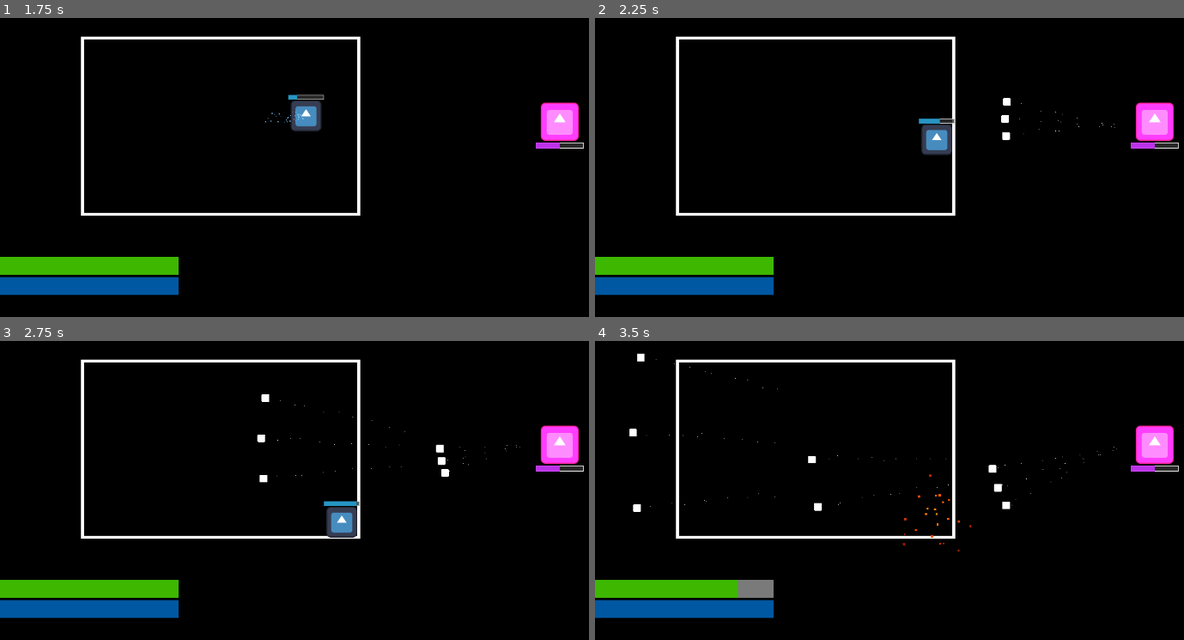
Above: before the commit, frames 1-4 (two rows, left to right).
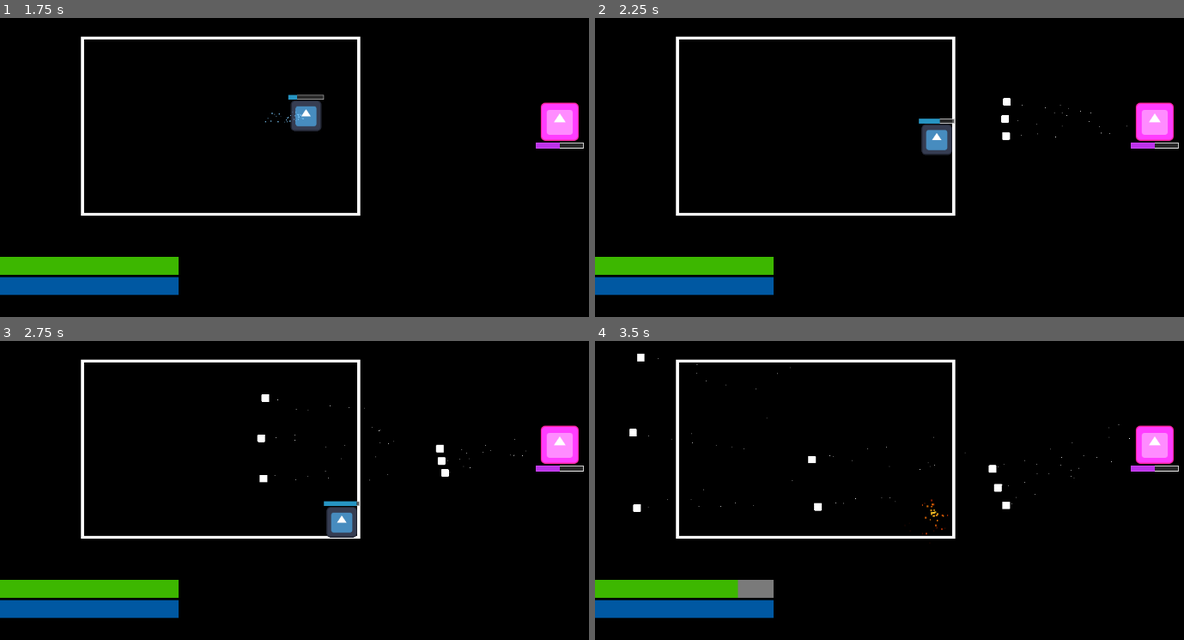
Above: after the commit, the same moments.

Repository: kriegueur/shovel_jam
Game: Godot game, scene res://scenes/battle_scene.tscn
Two runs of this game, one before a commit and one after it. Both use one fixed random seed, a clock stepped at 60 frames per second and the inputs below. The engine's default icon, where the game draws it, is replaced by a stand-in: a white triangle on a blue panel in a dark square.
Inputs:
- Up to frame 1 (1.75 s): click "Attack" at 0.5 s; tap Enter (ui_accept) at 1.25, 1.52 s; hold D (right) from 1.28 s (still down); tap Shift (dash) at 1.35 s
- Up to frame 2 (2.25 s): release D (right) at 2.03 s; hold S (down) from 2.03 s (still down); tap Shift (dash) at 2.1 s
- Up to frame 3 (2.75 s): keep holding S (down); tap Enter (ui_accept) at 2.27 s
- Up to frame 4 (3.5 s): release S (down) at 2.78 s; hold D (right) from 2.78 s (still down); tap Shift (dash) at 2.85 s

Frame 1 is identical in both runs. In frame 2, less than 0.1% of the frame differs, in the area x 71-91%, y 28-40%; in frame 3, less than 0.1%; in frame 4, 0.2%, in the area x 9-91%, y 5-71%.

Commit message:
fix(recovery_projectile_handler): Adding scene for explosion

Diff:
--- /dev/null
+++ b/scenes/explosion_particle.tscn
@@ -0,0 +1,30 @@
+[gd_scene load_steps=2 format=3 uid="uid://64yd14ej8blk"]
+
+[sub_resource type="Gradient" id="Gradient_iskwt"]
+offsets = PackedFloat32Array(0, 0.333333, 0.666667, 1)
+colors = PackedColorArray(1, 1, 0.8, 1, 1, 0.6, 0.1, 1, 0.8, 0.2, 0.1, 0.8, 0.3, 0.1, 0.1, 0)
+metadata/_snap_enabled = true
+metadata/_snap_count = 3
+
+[node name="ExplosionParticle" type="Node2D"]
+
+[node name="ExplosionElement" type="CPUParticles2D" parent="."]
+emitting = false
+amount = 40
+lifetime = 0.4
+one_shot = true
+randomness = 1.0
+lifetime_randomness = 0.5
+emission_shape = 1
+emission_sphere_radius = 5.0
+direction = Vector2(0, 0)
+spread = 180.0
+gravity = Vector2(0, 0)
+initial_velocity_min = 92.45
+initial_velocity_max = 158.49
+linear_accel_min = -20.0
+linear_accel_max = -10.0
+scale_amount_min = 2.5
+scale_amount_max = 3.0
+color = Color(1, 0.8, 0.2, 0.8)
+color_ramp = SubResource("Gradient_iskwt")
--- a/scenes/small_white_projectile.tscn
+++ b/scenes/small_white_projectile.tscn
@@ -1,8 +1,9 @@
-[gd_scene load_steps=4 format=3 uid="uid://c3emetuichy0l"]
+[gd_scene load_steps=5 format=3 uid="uid://c3emetuichy0l"]
 
 [ext_resource type="Script" uid="uid://dhfmbt103630d" path="res://scripts/projectile.gd" id="1_8pjjq"]
 [ext_resource type="Texture2D" uid="uid://ct4vbwak8qdtb" path="res://icon.svg" id="2_pjsc6"]
 [ext_resource type="PackedScene" uid="uid://crwj7kly1mkx2" path="res://scenes/projectile_component.tscn" id="3_pxjsh"]
+[ext_resource type="PackedScene" uid="uid://64yd14ej8blk" path="res://scenes/explosion_particle.tscn" id="4_pjsc6"]
 
 [node name="SmallWhiteProjectile" type="Node2D"]
 script = ExtResource("1_8pjjq")
@@ -13,8 +14,12 @@
 texture = ExtResource("2_pjsc6")
 
 [node name="projectile_component" parent="." instance=ExtResource("3_pxjsh")]
+explosion_particle_scene = ExtResource("4_pjsc6")
 
 [node name="CPUParticles2D" parent="projectile_component" index="1"]
-gravity = Vector2(0, 98)
+emission_sphere_radius = 5.0
+gravity = Vector2(0, 0)
+initial_velocity_min = 70.0
+initial_velocity_max = 70.0
 
 [editable path="projectile_component"]
--- a/scripts/projectile_component.gd
+++ b/scripts/projectile_component.gd
@@ -3,6 +3,7 @@
 
 @export var SPEED = 500
 @export var DAMAGE = 20
+@export var explosion_particle_scene: PackedScene
 
 @onready var parent = get_parent()
 
@@ -23,26 +24,33 @@
 	return gradient
 
 func destroy_projectile(hit_position: Vector2):
-	var particles = CPUParticles2D.new()
 	parent.cleanse()
 
-	parent.add_child(particles)
-	particles.global_position = hit_position
+	if explosion_particle_scene:
+		var explosion_instance = explosion_particle_scene.instantiate()
+		parent.add_child(explosion_instance)
+		explosion_instance.global_position = hit_position
+		var particles = explosion_instance.get_node("ExplosionElement") as CPUParticles2D
+		if particles:
+			particles.emitting = true
 
-	particles.emitting = true
-	particles.amount = 30
-	particles.lifetime = 0.5
-	particles.emission_shape = CPUParticles2D.EMISSION_SHAPE_SPHERE
-	particles.emission_sphere_radius = 5.0
-	particles.direction = Vector2(1, 0)
-	particles.spread = 360.0
-	particles.initial_velocity_min = 180.0
-	particles.initial_velocity_max = 200.0
-	particles.scale_amount_min = 2.8
-	particles.scale_amount_max = 4.0
-	particles.color = Color(1.0, 0.6, 0.1, 1.0)
-	particles.gravity = Vector2(0, 0)
-	particles.linear_accel_min = -10.0
-	particles.linear_accel_max = -5.0
-	particles.color_ramp = create_explosion_gradient()
-	particles.one_shot = true
+	#parent.add_child(particles)
+	#particles.global_position = hit_position
+	#
+	#particles.emitting = true
+	#particles.amount = 30
+	#particles.lifetime = 0.5
+	#particles.emission_shape = CPUParticles2D.EMISSION_SHAPE_SPHERE
+	#particles.emission_sphere_radius = 5.0
+	#particles.direction = Vector2(1, 0)
+	#particles.spread = 360.0
+	#particles.initial_velocity_min = 180.0
+	#particles.initial_velocity_max = 200.0
+	#particles.scale_amount_min = 2.8
+	#particles.scale_amount_max = 4.0
+	#particles.color = Color(1.0, 0.6, 0.1, 1.0)
+	#particles.gravity = Vector2(0, 0)
+	#particles.linear_accel_min = -10.0
+	#particles.linear_accel_max = -5.0
+	#particles.color_ramp = create_explosion_gradient()
+	#particles.one_shot = true
